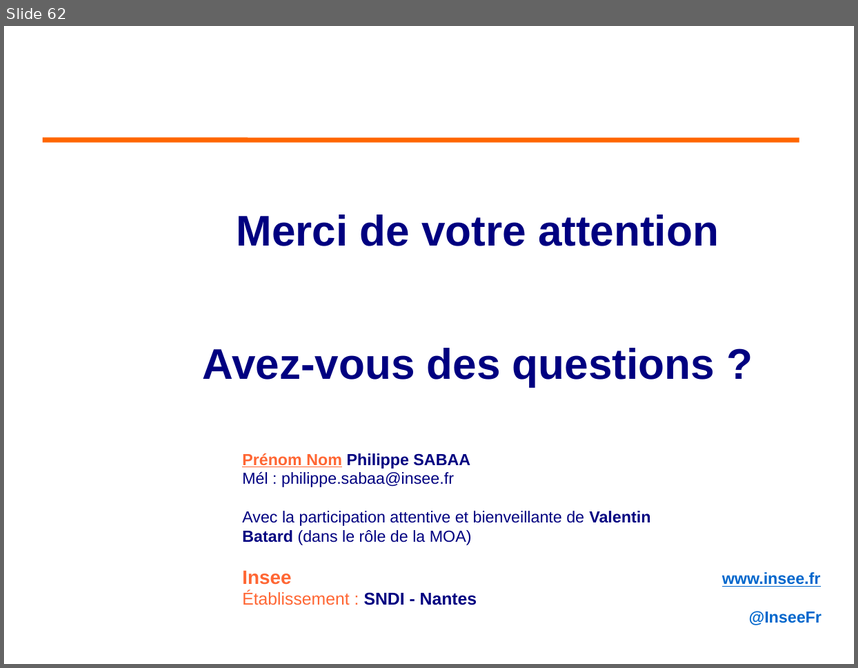
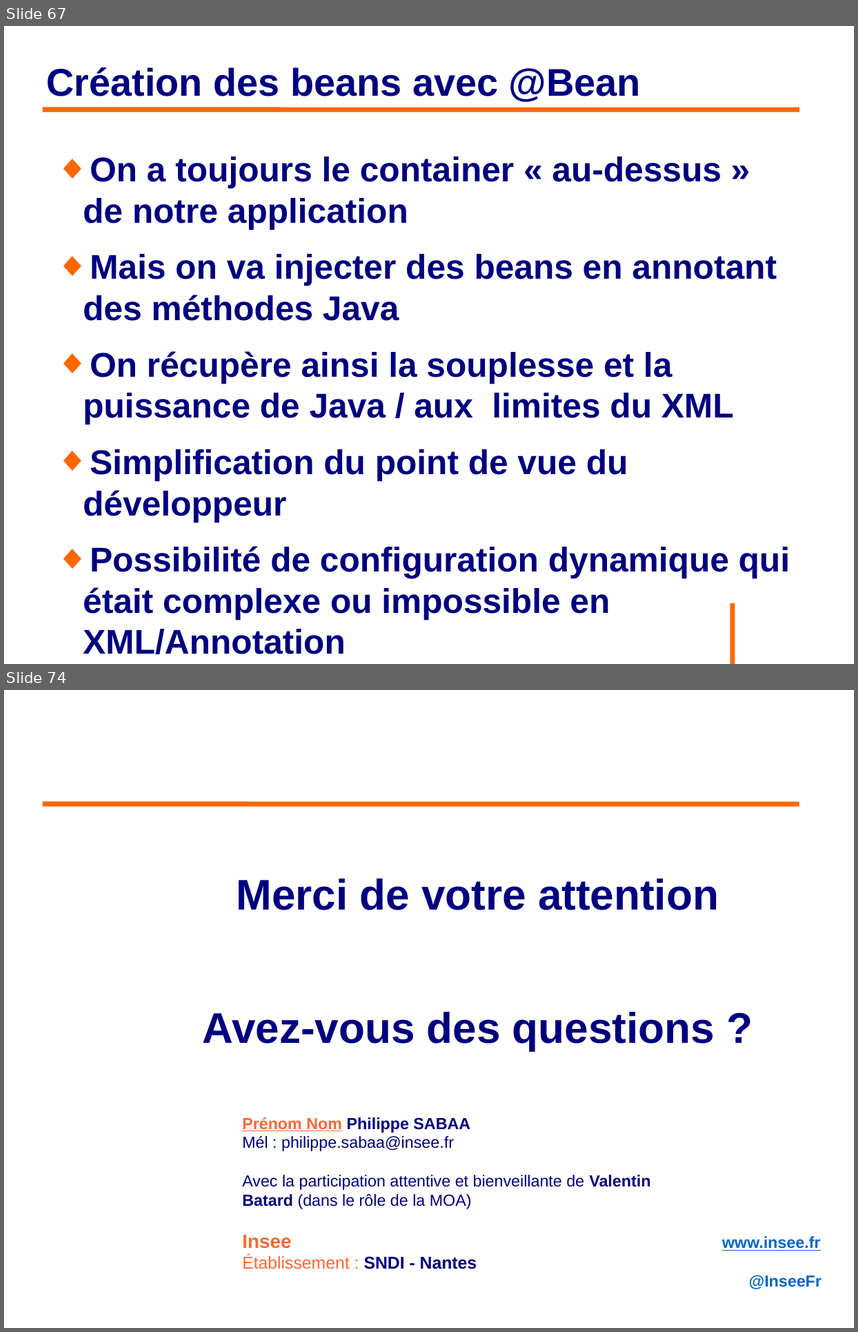
Before and after one commit to philphils/formation-spring, a slide deck: Documentation/diapo_formation_spring.odp. Shown one above the other, each under a label of ours: slide 62 before the commit, slides 67 and 74 after it; the slides between them are not shown. The pictures are 858x668 and 858x1332 pixels, drawn with LibreOffice and Linux fonts; fonts in the diff are those of the drawing; background and template pictures are left out. Boxes give left, top, right and bottom in pixels: in the first picture for what was removed or moved away, otherwise in the second. Text is boxed around its words. In the diff, an @@ line names an element or a change of style, - is before the commit and + after.

```diff
--- a/Documentation/diapo_formation_spring.odp
+++ b/Documentation/diapo_formation_spring.odp
@@ slide 67 added at <box>4,26,854,664</box>, background #FFFFFF @@
@@ title added at <box>47,67,641,102</box>, 36 pt, text #000080, bold @@
+Création des beans avec @Bean
@@ line added from (43, 109) to (800, 109), #FF6600 4.54 pt @@
@@ text added at <box>83,156,790,654</box>, 32 pt, text #000080, bold @@
+◆ On a toujours le container « au-dessus » de notre application
+◆ Mais on va injecter des beans en annotant des méthodes Java
+◆ On récupère ainsi la souplesse et la puissance de Java / aux limites du XML
+◆ Simplification du point de vue du développeur
+◆ Possibilité de configuration dynamique qui était complexe ou impossible en XML/Annotation
@@ line added from (733, 603) to (733, 664), #FF6600 4.54 pt @@
@@ what was slide 62 is now slide 74 @@
```
Also in this commit, not shown: 8 slides changed, 12 other slides added, 1 slide removed.
